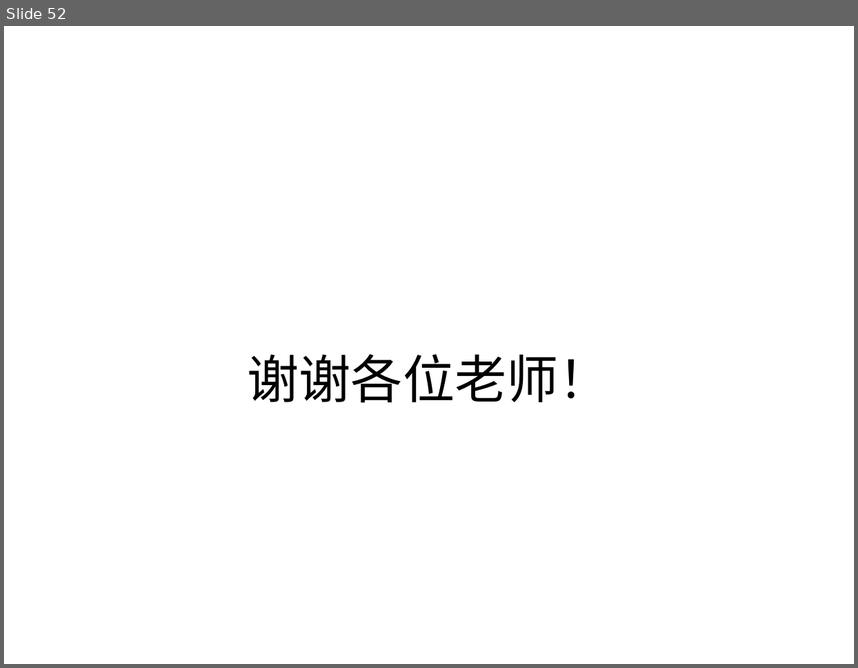
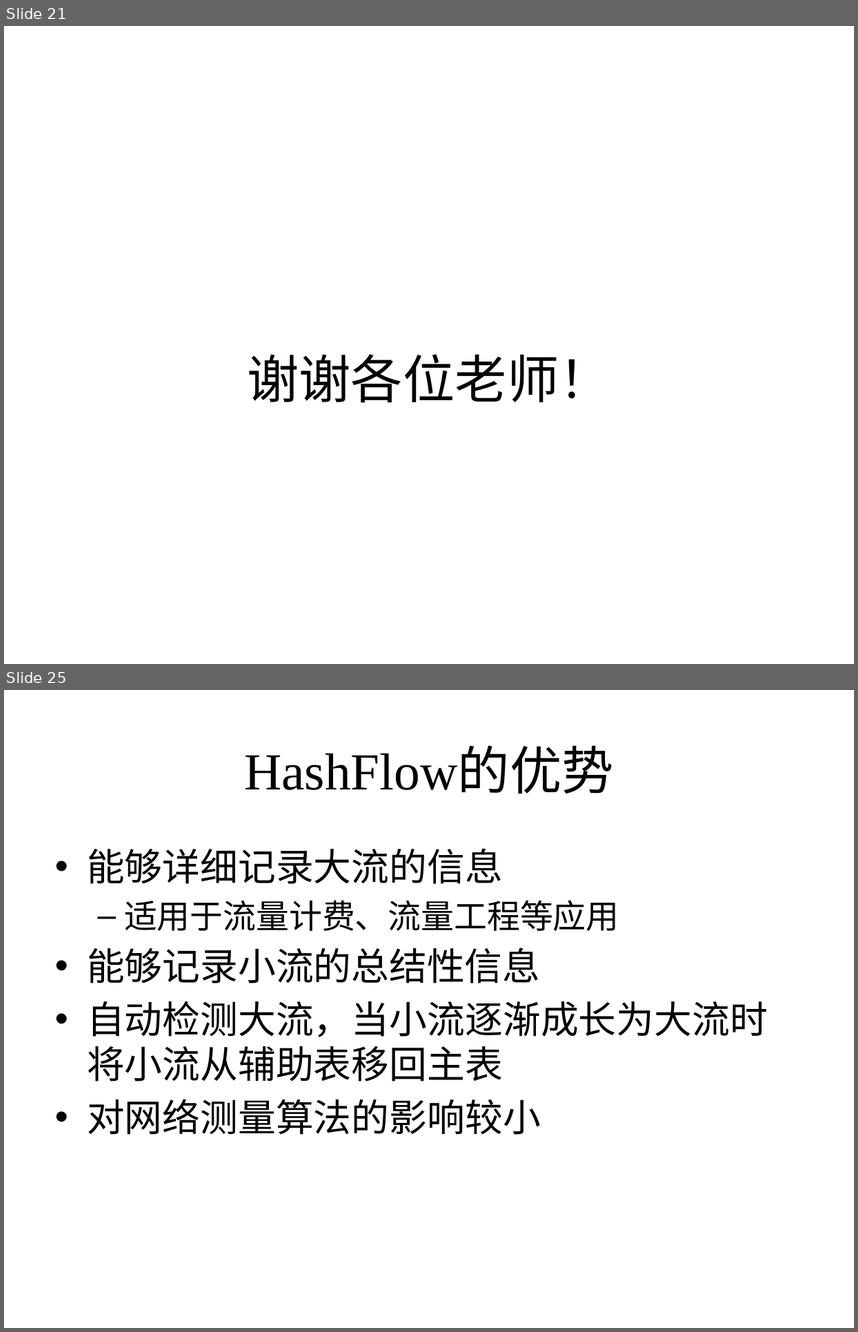
Before and after one commit to xinshengzzy/thesis_proposal, a slide deck: 赵宗义-博士生开题报告-2018年秋.pptx. Shown one above the other, each under a label of ours: slide 52 before the commit, slides 21 and 25 after it; the slides between them are not shown. The pictures are 858x668 and 858x1332 pixels, drawn with LibreOffice and Linux fonts; fonts in the diff are those of the drawing. Boxes give left, top, right and bottom in pixels: in the first picture for what was removed or moved away, otherwise in the second. Text is boxed around its words. In the diff, an @@ line names an element or a change of style, - is before the commit and + after.

```diff
--- a/赵宗义-博士生开题报告-2018年秋.pptx
+++ b/赵宗义-博士生开题报告-2018年秋.pptx
@@ slide 25 added at (x1=4, y1=690, x2=854, y2=1328), background #FFFFFF @@
@@ title added at (x1=244, y1=749, x2=614, y2=793), 44 pt, text #000000 @@
+HashFlow的优势
@@ text added at (x1=87, y1=848, x2=768, y2=1134), 32 pt, text #000000 @@
+• 能够详细记录大流的信息
+  – 适用于流量计费、流量工程等应用
+• 能够记录小流的总结性信息
+• 自动检测大流，当小流逐渐成长为大流时将小流从辅助表移回主表
+• 对网络测量算法的影响较小
@@ what was slide 52 is now slide 21 @@
```
Also in this commit, not shown: 4 other slides added, 31 slides removed, 4 other files.
